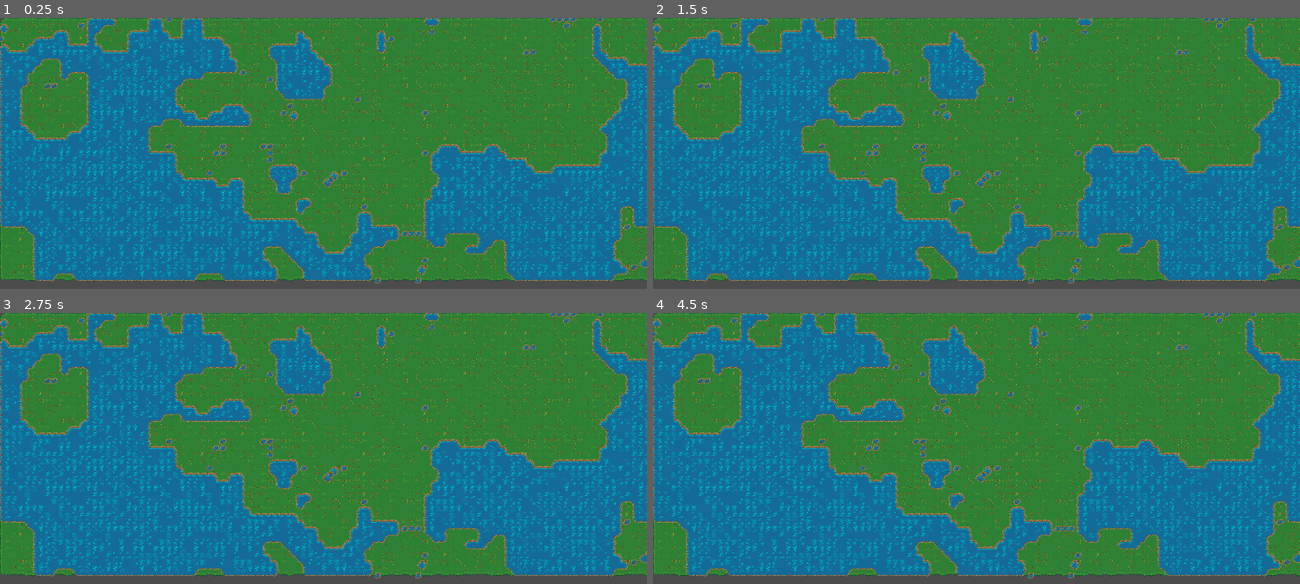
Above: before the commit, frames 1-4 (two rows, left to right).
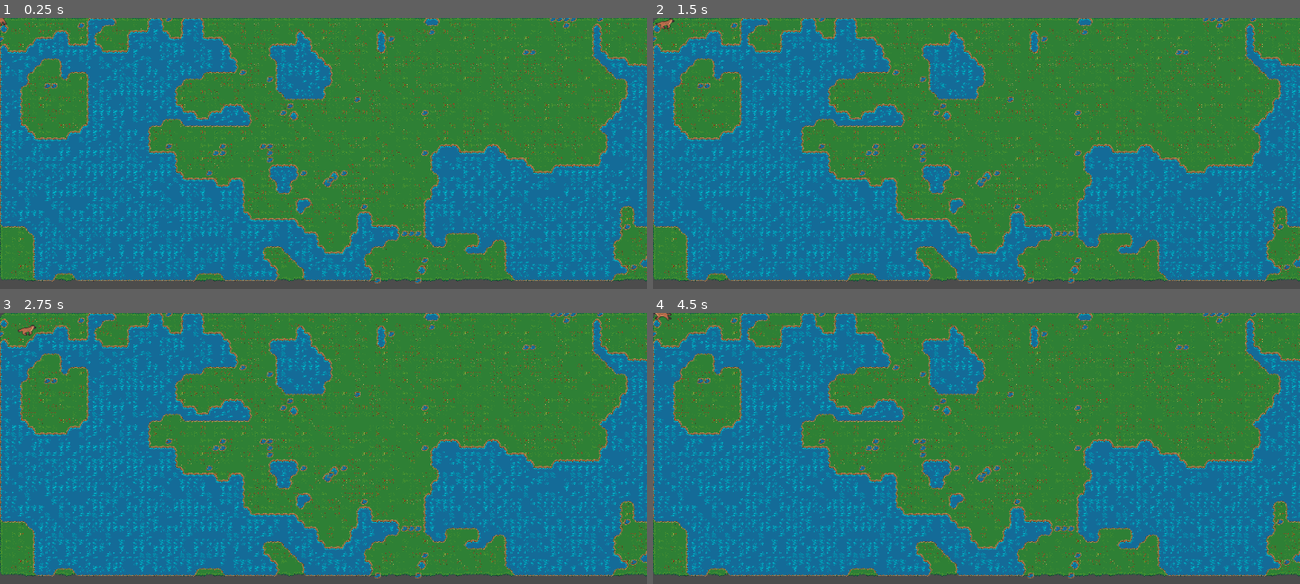
Above: after the commit, the same moments.

Repository: Poissecaille/EcoSimulator
Game: Godot game, scene res://Game.tscn
Two runs of this game, one before a commit and one after it. Both use one fixed random seed, a clock stepped at 60 frames per second and the inputs below.
Inputs:
- Up to frame 1 (0.25 s): no input
- Up to frame 2 (1.5 s): tap Enter at 0.5 s; hold Right (move_right) 0.53-1.28 s; tap Space at 1.25 s; hold Down (move_down) from 1.28 s (still down)
- Up to frame 3 (2.75 s): release Down (move_down) at 2.03 s; hold Right (move_right) from 2.03 s (still down)
- Up to frame 4 (4.5 s): tap Enter at 2.75 s; release Right (move_right) at 2.78 s; hold Up (move_up) 2.78-3.53 s; hold Left (move_left) from 3.53 s (still down); tap Space at 4.25 s

The runs differ from the first frame. In frame 1, less than 0.1% of the frame differs, in the area x 0-2%, y 0-3%; in frame 2, less than 0.1%, in the area x 0-4%, y 0-5%; in frame 3, less than 0.1%; in frame 4, less than 0.1%.

Commit message:
added hyena

Diff:
--- a/GODOT/Terrain.tscn
+++ b/GODOT/Terrain.tscn
@@ -1,7 +1,8 @@
-[gd_scene load_steps=3 format=2]
+[gd_scene load_steps=4 format=2]
 
 [ext_resource path="res://tileset.tres" type="TileSet" id=1]
 [ext_resource path="res://Terrain.gd" type="Script" id=2]
+[ext_resource path="res://Hyena.tscn" type="PackedScene" id=3]
 
 [node name="Node2D" type="Node2D"]
 script = ExtResource( 2 )
@@ -15,3 +16,5 @@
 tile_set = ExtResource( 1 )
 cell_size = Vector2( 32, 32 )
 format = 1
+
+[node name="Hyena" parent="." instance=ExtResource( 3 )]
